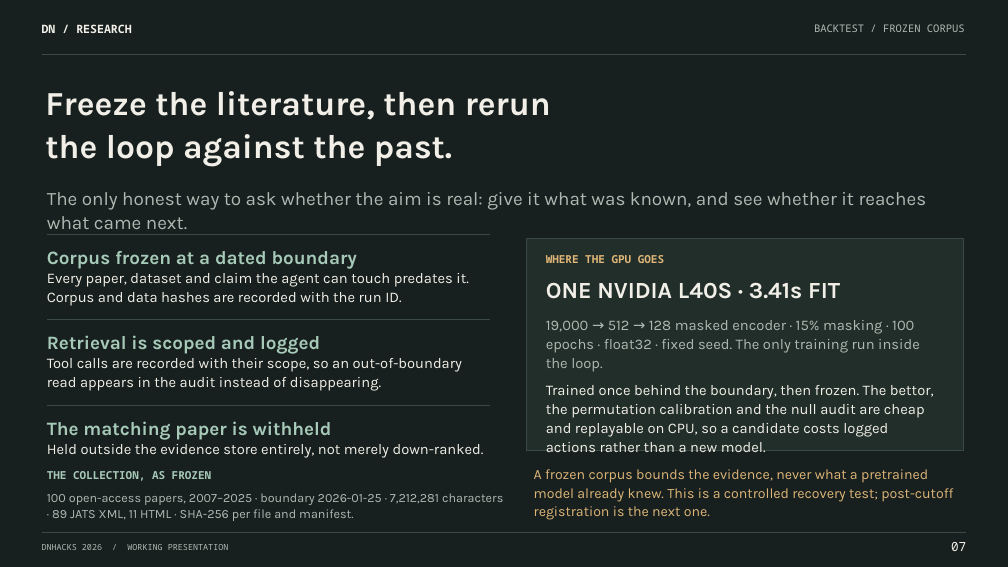
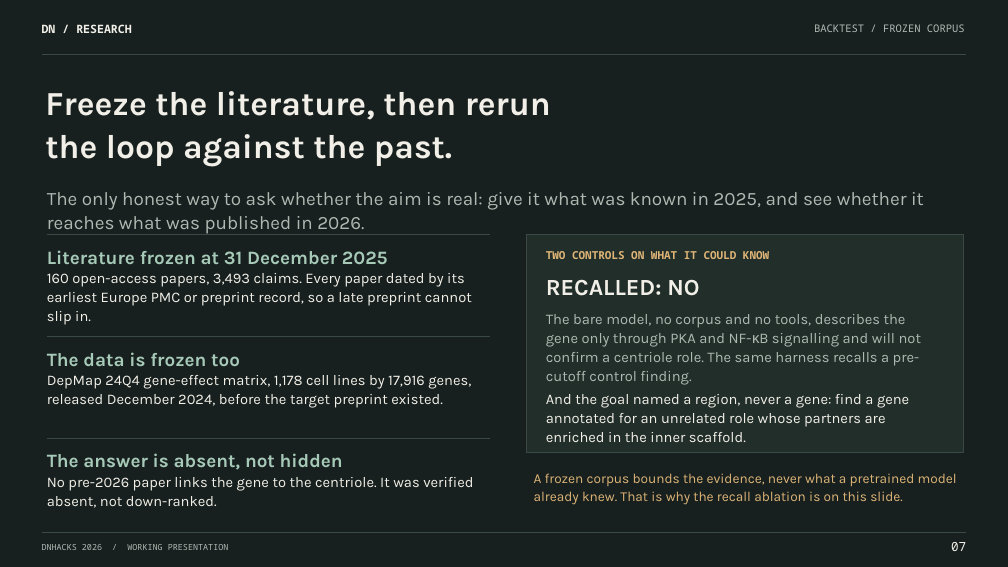
Before and after one commit to richykim7/dnhacks, a slide deck: slide 7 of presentation/output/DNHacks_2026_DN_Research_FINAL.pptx. Drawn at 1008x567 pixels with LibreOffice and Linux fonts; fonts in the diff are those of the drawing. Boxes give left, top, right and bottom in pixels: in the first picture for what was removed or moved away, otherwise in the second. Text is boxed around its words. In the diff, an @@ line names an element or a change of style, - is before the commit and + after.

```diff
--- a/presentation/output/DNHacks_2026_DN_Research_FINAL.pptx
+++ b/presentation/output/DNHacks_2026_DN_Research_FINAL.pptx
@@ text at (47,192,924,235): text changed @@
-The only honest way to ask whether the aim is real: give it what was known, and see whether it reaches what came next.
+The only honest way to ask whether the aim is real: give it what was known in 2025, and see whether it reaches what was published in 2026.
@@ rectangle: place and size @@
-rectangle at (526,239,963,451)
+rectangle at (526,234,963,452)
@@ text at (47,250,388,264): text changed @@
-Corpus frozen at a dated boundary
+Literature frozen at 31 December 2025
@@ text added at (546,251,769,259), 10.5 pt, text #DEB577, bold @@
+TWO CONTROLS ON WHAT IT COULD KNOW
@@ text at (47,273,472,325): text changed @@
-Every paper, dataset and claim the agent can touch predates it. Corpus and data hashes are recorded with the run ID.
+160 open-access papers, 3,493 claims. Every paper dated by its earliest Europe PMC or preprint record, so a late preprint cannot slip in.
@@ text removed at (546,282,840,299) @@
-ONE NVIDIA L40S · 3.41s FIT
@@ text added at (546,279,699,296), 22 pt, text #F1EFE7, bold @@
+RECALLED: NO
@@ text at (546,314,921,385): text changed; size 10.5 to 14 pt; font Noto Sans Mono to Karla; text colour #DEB577 to #AFB9B2; bold off @@
-WHERE THE GPU GOES
+The bare model, no corpus and no tools, describes the gene only through PKA and NF-κB signalling and will not confirm a centriole role. The same harness recalls a pre-cutoff control finding.
@@ text removed at (546,320,920,372) @@
-19,000 → 512 → 128 masked encoder · 15% masking · 100 epochs · float32 · fixed seed. The only training run inside the loop.
@@ line moved from (47, 320) - (490, 320) to (47, 337) - (490, 337) @@
@@ text at (47,352,240,366): text changed @@
-Retrieval is scoped and logged
+The data is frozen too
@@ text at (47,375,471,408): text changed @@
-Tool calls are recorded with their scope, so an out-of-boundary read appears in the audit instead of disappearing.
+DepMap 24Q4 gene-effect matrix, 1,178 cell lines by 17,916 genes, released December 2024, before the target preprint existed.
@@ text removed at (546,385,934,452) @@
-Trained once behind the boundary, then frozen. The bettor, the permutation calibration and the null audit are cheap and replayable on CPU, so a candidate costs logged actions rather than a new model.
@@ text added at (546,394,909,442), 14 pt, text #F1EFE7 @@
+And the goal named a region, never a gene: find a gene annotated for an unrelated role whose partners are enriched in the inner scaffold.
@@ line moved from (47, 405) - (490, 405) to (47, 439) - (490, 439) @@
@@ text at (47,453,343,470): text changed @@
-The matching paper is withheld
+The answer is absent, not hidden
@@ text at (47,477,473,508): text changed @@
-Held outside the evidence store entirely, not merely down-ranked.
+No pre-2026 paper links the gene to the centriole. It was verified absent, not down-ranked.
@@ text removed at (47,471,211,481) @@
-THE COLLECTION, AS FROZEN
@@ text at (534,473,957,505): text changed; size 13.5 to 13 pt @@
-A frozen corpus bounds the evidence, never what a pretrained model already knew. This is a controlled recovery test; post-cutoff registration is the next one.
+A frozen corpus bounds the evidence, never what a pretrained model already knew. That is why the recall ablation is on this slide.
@@ text removed at (47,493,503,521) @@
-100 open-access papers, 2007–2025 · boundary 2026-01-25 · 7,212,281 characters · 89 JATS XML, 11 HTML · SHA-256 per file and manifest.
```
Also in this commit, not shown: 1 other slide changed, 1 slide added, 1 slide removed, 1 other file.
